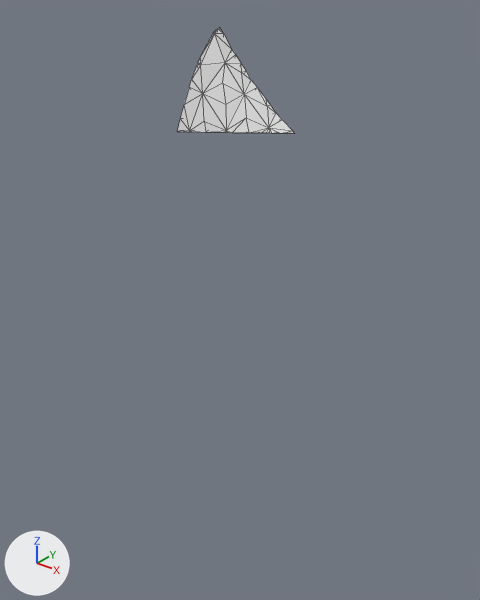
Two versions of the glTF model assets/terrain/surface_pieces/surf_39_9.glb, one commit apart.
Both versions are drawn from a 50 mm lens placed at (101.01, 46.11, -5.26), pointed at (87.65, 62.81, -15.61). Every picture has the same lights, and +X, +Y and +Z are marked at lower left. The picture after the commit comes second. Mesh edges are drawn as thin lines. Where no turn or scale is listed for an object, it has been applied to the vertices.

Before the edit, the objects in view are built like this:
```python
me_geometry_0 = bpy.data.meshes.new('geometry_0')
me_geometry_0.from_pydata(...)  # 61 vertices, 118 faces; spans x 85.0..88.26, y 62.69..65.0, z -10.0..-6.81
ob_geometry_0 = bpy.data.objects.new('geometry_0', me_geometry_0)
ob_geometry_0.location = (0.0, 0.0, 0.0)
```
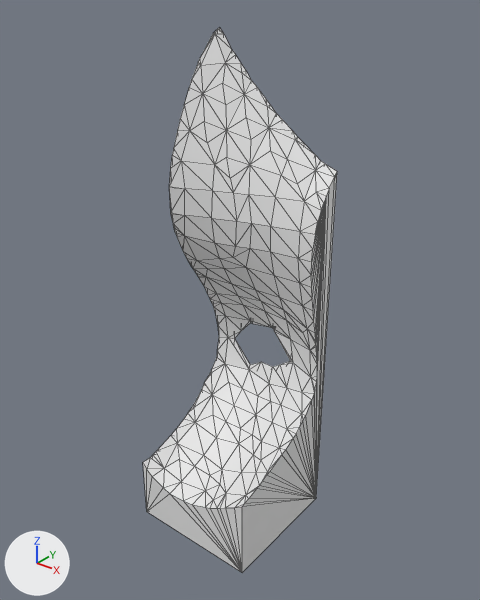
Boxes (x1, y1, x2, y2) around the edits, measured in the pictures (480 x 600 px):
'geometry_0', reshaped (65% wider, 410% taller)
    before: (177, 27, 294, 133)
    after: (143, 27, 337, 572)
part 1 of me_geometry_0, built on
    before: (177, 96, 294, 133)
    after: (143, 96, 337, 572)

The change in detail:
me_geometry_0 is used by ob_geometry_0; location (0.0, 0.0, 0.0).
me_geometry_0 had 61 vertices, 118 faces and spanned x 85.0..88.26, y 62.69..65.0, z -10.0..-6.81.
me_geometry_0 now has 267 vertices, 534 faces and spans x 85.0..90.0, y 60.0..65.0, z -25.0..-6.81.
Part 1, on me_geometry_0:
18 vertices are removed from x 85.0..88.26, y 62.69..65.0, z -10.0.
71 faces are deleted.
1 vertex moves from x 88.23, y 64.97, z -10.0 to x 88.38, y 65.0, z -10.1.
224 vertices are added at x 85.0..90.0, y 60.0..65.0, z -25.0..-10.18.
487 new faces join them.
